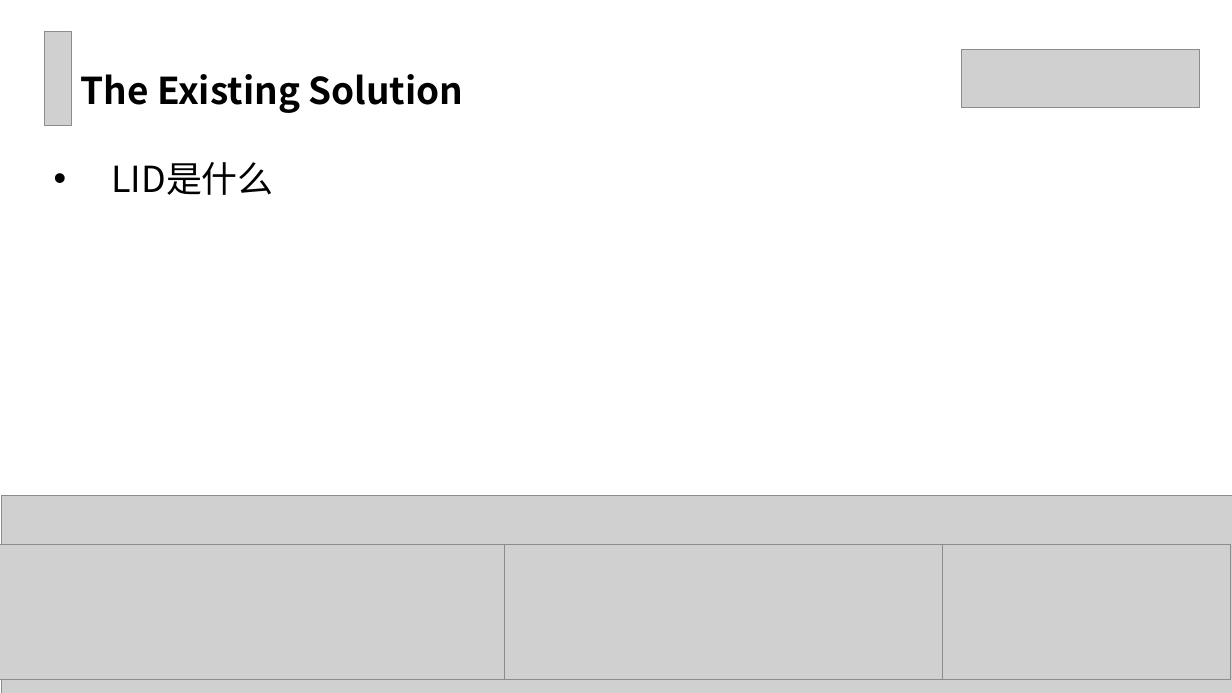
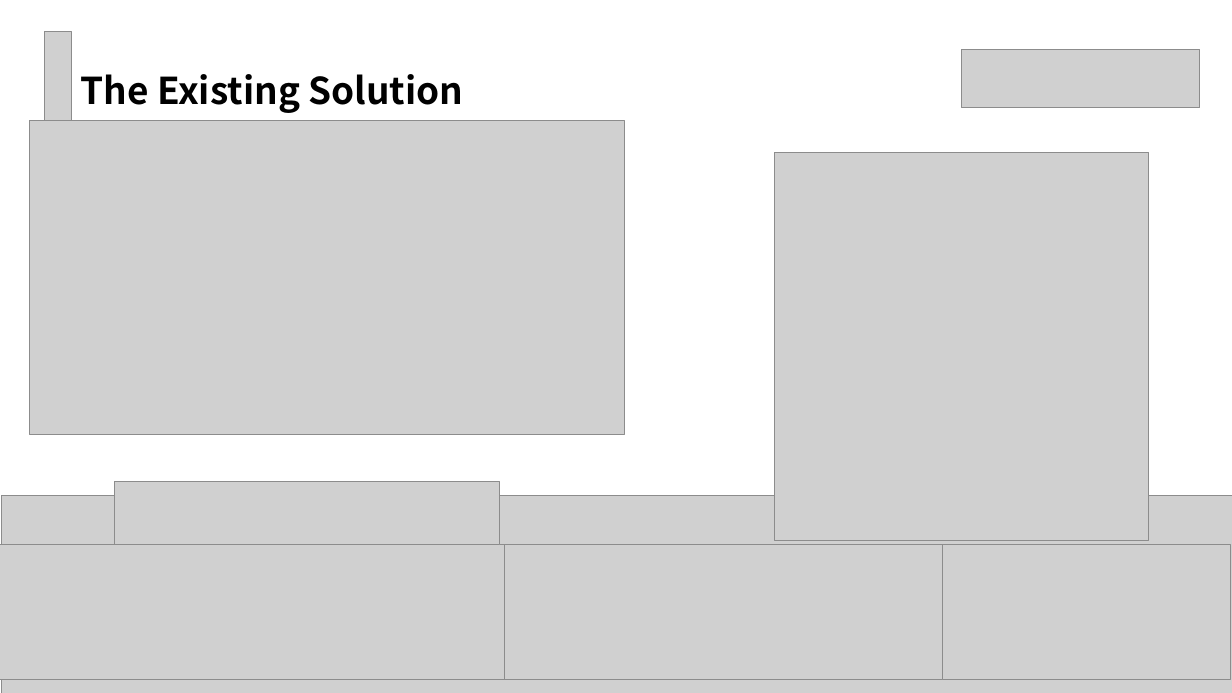
Before and after one commit to TIANGeng708/Graduated_Course, a slide deck: slide 11 of 高级计算机网络与大数据/Homework/homework3/pre.pptx. Drawn at 1232x693 pixels with LibreOffice and Linux fonts; fonts in the diff are those of the drawing; grey boxes stand for pictures. Boxes give left, top, right and bottom in pixels: in the first picture for what was removed or moved away, otherwise in the second. Text is boxed around its words. In the diff, an @@ line names an element or a change of style, - is before the commit and + after.

```diff
--- a/高级计算机网络与大数据/Homework/homework3/pre.pptx
+++ b/高级计算机网络与大数据/Homework/homework3/pre.pptx
@@ picture added at (x1=30, y1=121, x2=625, y2=434) @@
@@ text removed at (x1=111, y1=162, x2=273, y2=195) @@
-• LID是什么
@@ picture added at (x1=775, y1=152, x2=1149, y2=541) @@
@@ picture added at (x1=115, y1=482, x2=500, y2=544) @@
```
Also in this commit, not shown: 3 other slides changed, 1 slide added.
